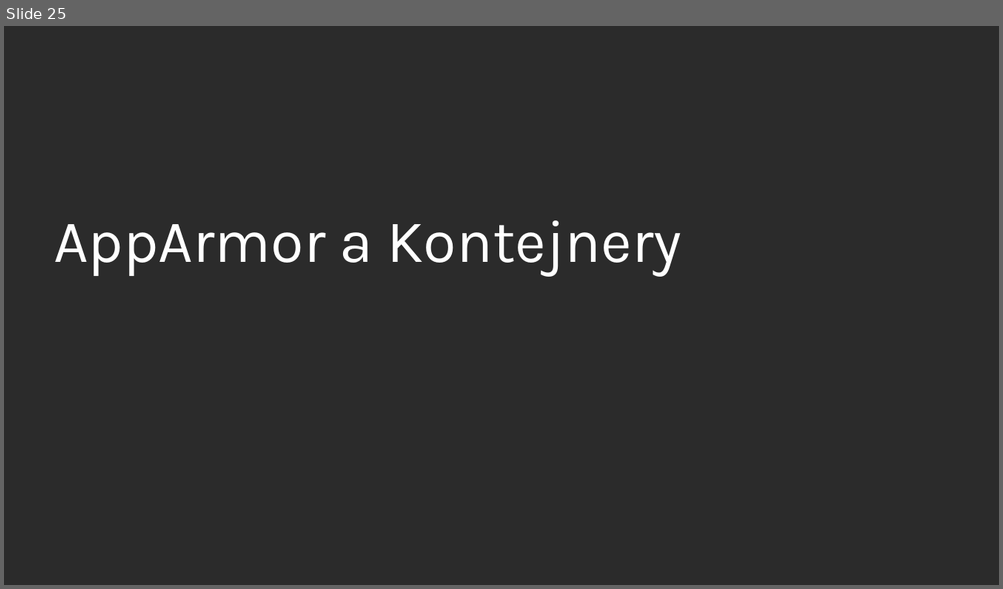
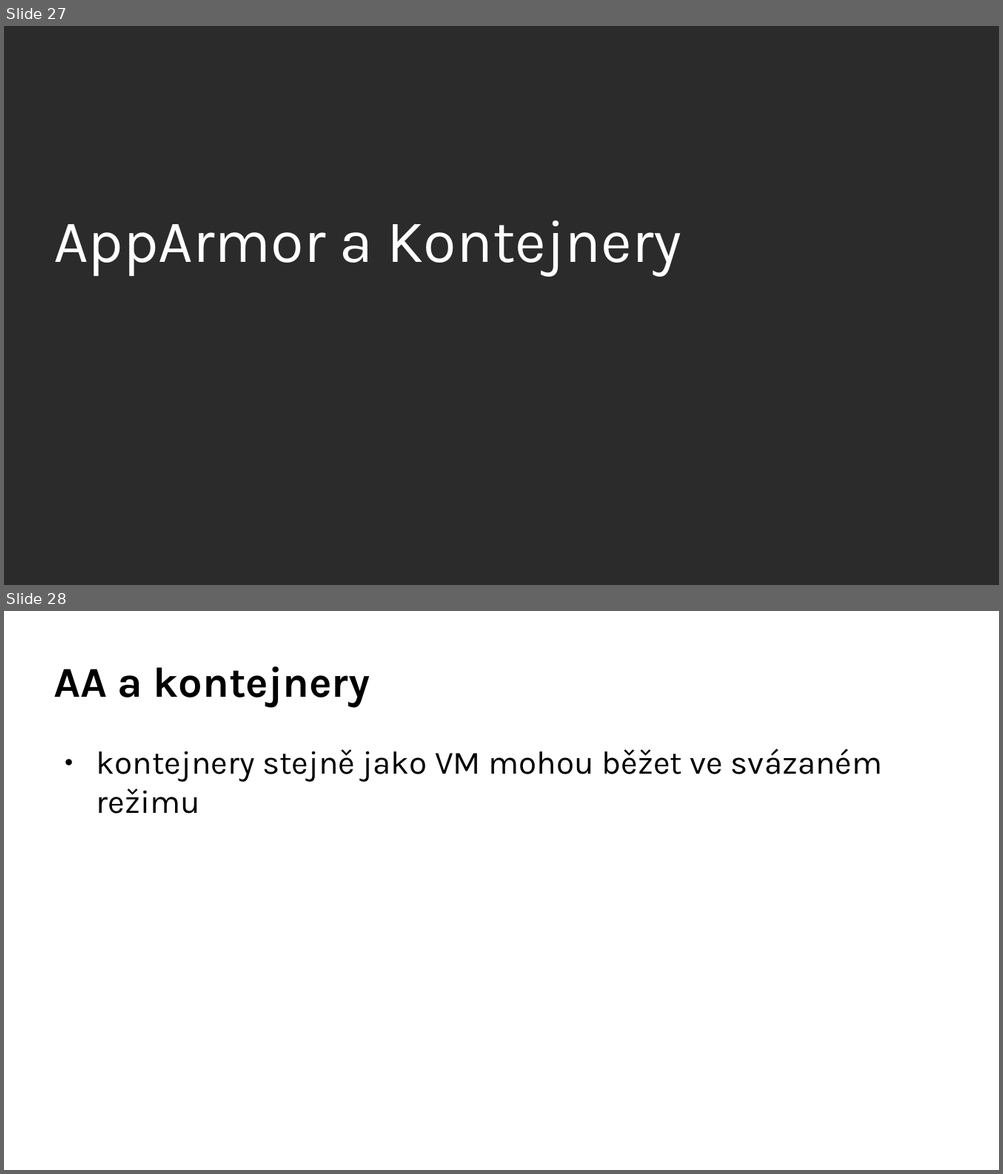
Before and after one commit to djz88/docs, a slide deck: apparmor/apparmor_openalt2017_extended.odp. Shown one above the other, each under a label of ours: slide 25 before the commit, slides 27 and 28 after it. The pictures are 1003x589 and 1003x1174 pixels, drawn with LibreOffice and Linux fonts; fonts in the diff are those of the drawing; background and template pictures are left out; a plain dark background stands for a picture behind light text. Boxes give left, top, right and bottom in pixels: in the first picture for what was removed or moved away, otherwise in the second. Text is boxed around its words. In the diff, an @@ line names an element or a change of style, - is before the commit and + after.

```diff
--- a/apparmor/apparmor_openalt2017_extended.odp
+++ b/apparmor/apparmor_openalt2017_extended.odp
@@ slide 28 added at (4,611,999,1170), background #FFFFFF @@
@@ title added at (54,667,370,707), 34 pt, text #000000, bold @@
+AA a kontejnery
@@ text added at (96,749,882,814), 26 pt, text #000000 @@
+● kontejnery stejně jako VM mohou běžet ve svázaném režimu
@@ what was slide 25 is now slide 27 @@
```
Also in this commit, not shown: 3 slides changed, 7 other slides added, 1 slide removed.
